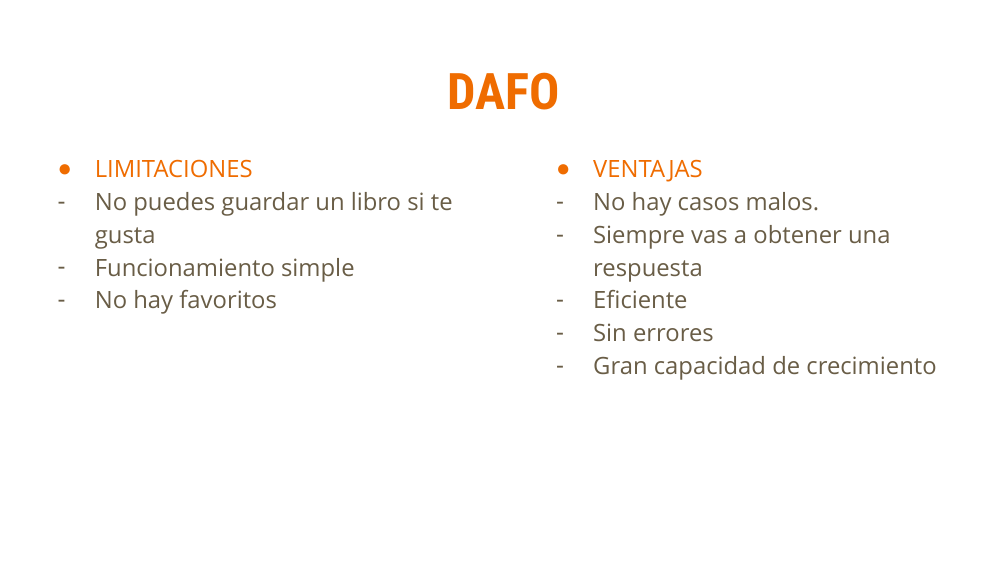
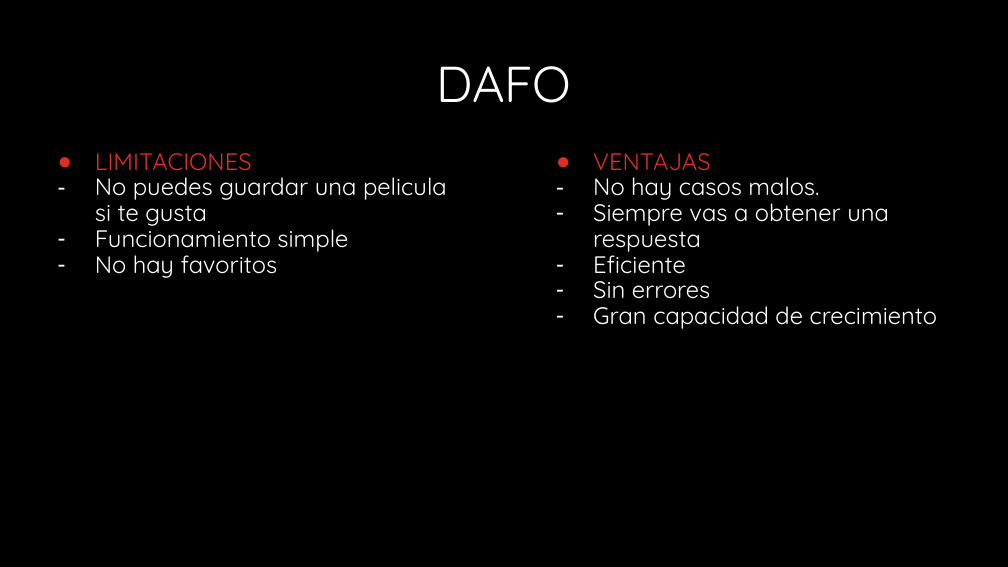
Before and after one commit to Catalfa/Recommandation_system, a slide deck: slide 11 of presentation/presentacion.pptx (slide 12 before the commit). Drawn at 1008x567 pixels with LibreOffice and Linux fonts; fonts in the diff are those of the drawing; background and template pictures are left out. Boxes give left, top, right and bottom in pixels: in the first picture for what was removed or moved away, otherwise in the second. Text is boxed around its words. In the diff, an @@ line names an element or a change of style, - is before the commit and + after.

```diff
--- a/presentation/presentacion.pptx
+++ b/presentation/presentacion.pptx
@@ background #FFFFFF to #000000 @@
@@ title "DAFO" at bbox=[436, 66, 571, 103]: font Roboto Condensed to Quicksand, text colour #EF6C00 to #FFFFFF, bold off; line spacing 1 to 0.9 @@
@@ text "VENTAJAS" at bbox=[593, 153, 938, 329]: font Open Sans to Quicksand, text colour #695D46 to #FFFFFF; text colour #EF6C00 to #DF2E28 in "VENTAJAS"; line spacing 1.15 to 0.9; bullet colour #EF6C00 to #DF2E28 @@
@@ text at bbox=[95, 177, 447, 226]: text changed; font Open Sans to Quicksand; text colour #695D46 to #FFFFFF @@
-– No puedes guardar un libro si te gusta
+– No puedes guardar una pelicula si te gusta
@@ text at bbox=[95, 153, 348, 278]: font Open Sans to Quicksand in "LIMITACIONES", "Funcionamiento simple", "No hay favoritos"; text colour #EF6C00 to #DF2E28 in "LIMITACIONES"; text colour #695D46 to #FFFFFF in "Funcionamiento simple", "No hay favoritos"; line spacing 1.15 to 0.9; bullet colour #EF6C00 to #DF2E28 @@
```
Also in this commit, not shown: 13 other slides changed, 1 slide removed, 26 other files.
